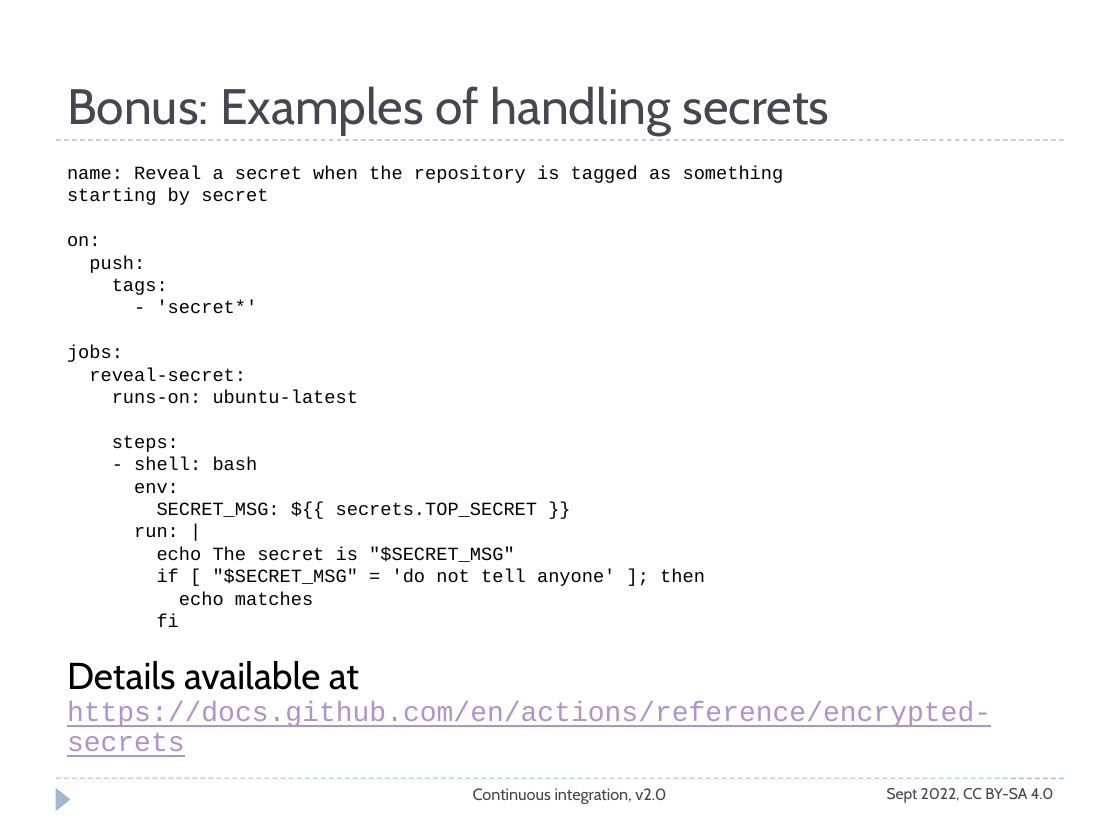
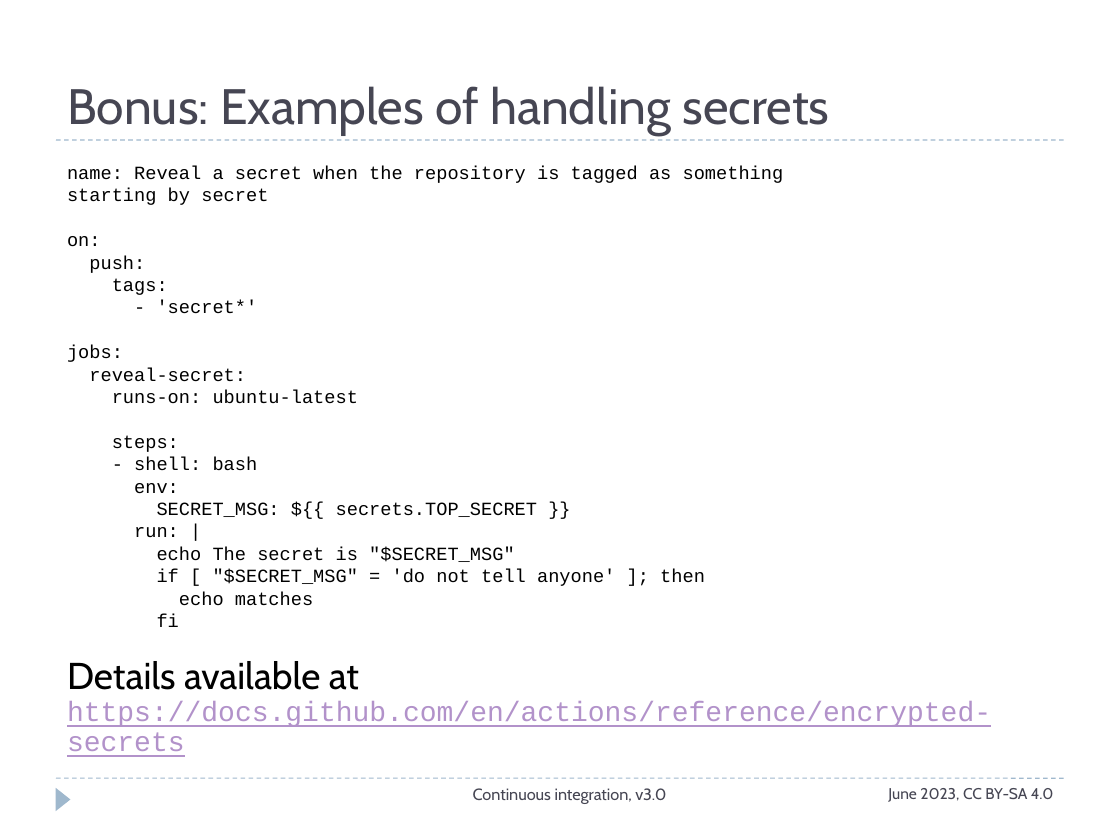
Before and after one commit to ASPP/testing_debugging_profiling, a slide deck: slide 24 of continuous_integration.pptx. Drawn at 1120x840 pixels with LibreOffice and Linux fonts; fonts in the diff are those of the drawing. Boxes give left, top, right and bottom in pixels: in the first picture for what was removed or moved away, otherwise in the second. Text is boxed around its words. In the diff, an @@ line names an element or a change of style, - is before the commit and + after.

Commit message:
Change footer of continuous integration slides

```diff
--- a/continuous_integration.pptx
+++ b/continuous_integration.pptx
@@ text at bbox=[473, 788, 666, 804]: text changed @@
-Continuous integration, v2.0
+Continuous integration, v3.0
@@ text at bbox=[888, 788, 1053, 802]: text changed @@
-Sept 2022, CC BY-SA 4.0
+June 2023, CC BY-SA 4.0
```
Also in this commit, not shown: 23 other slides changed, 1 other file.
